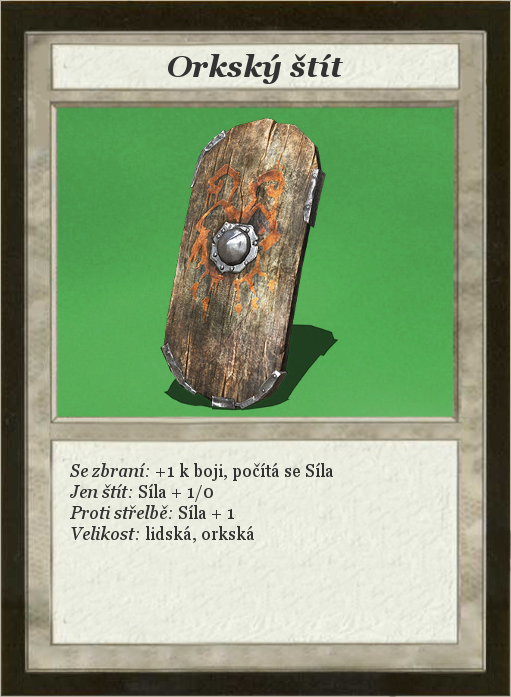
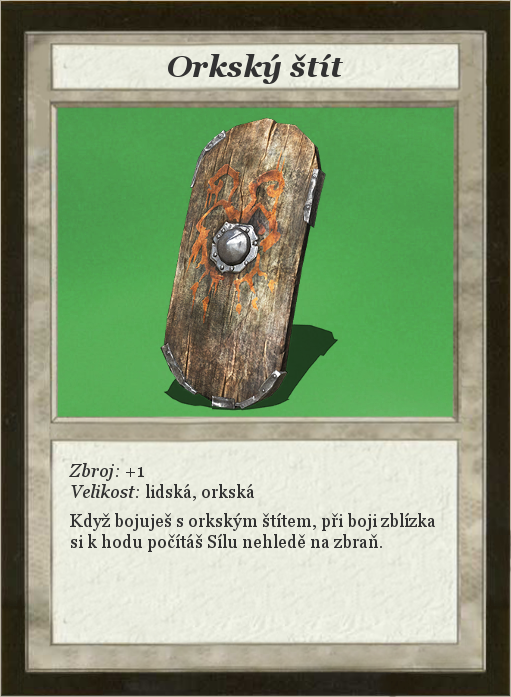
Layers edited between the first and the second (511, 697) image:
renamed "Se zbraní: +1 k boji, počítá s..." to "Zbroj: +1 ...", painted on it over left=69, top=463, right=435, bottom=552
